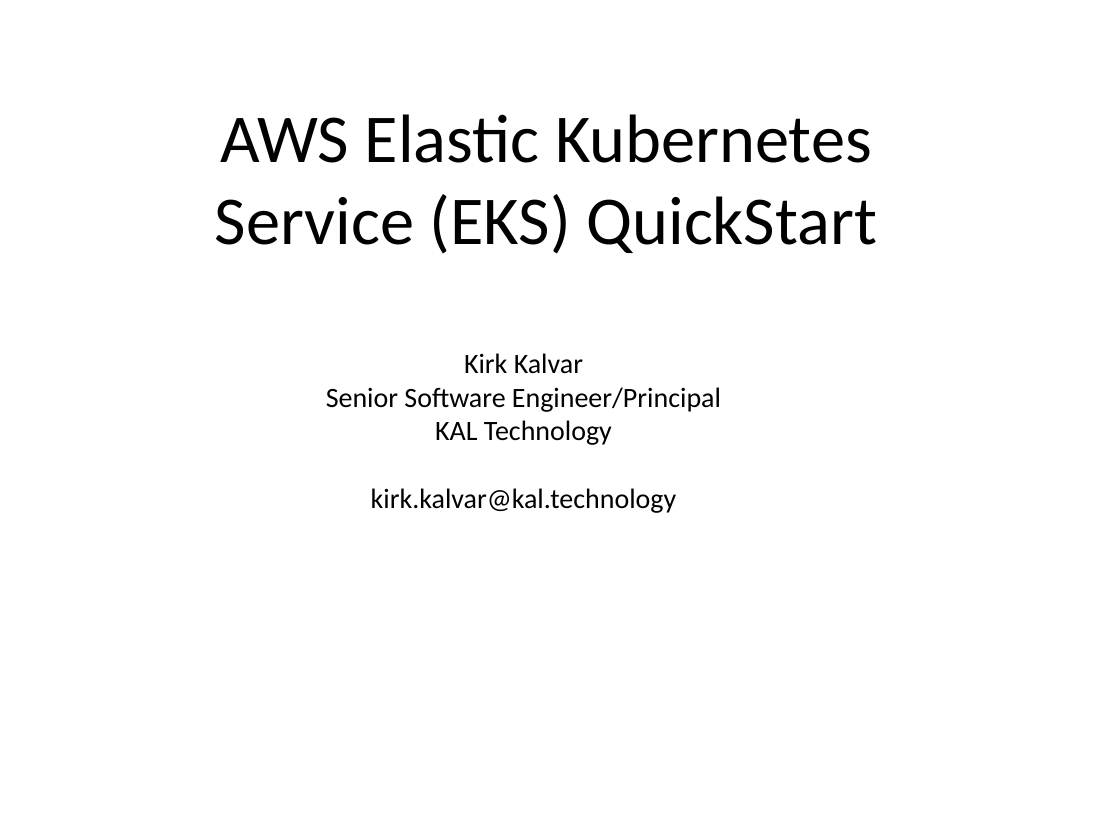
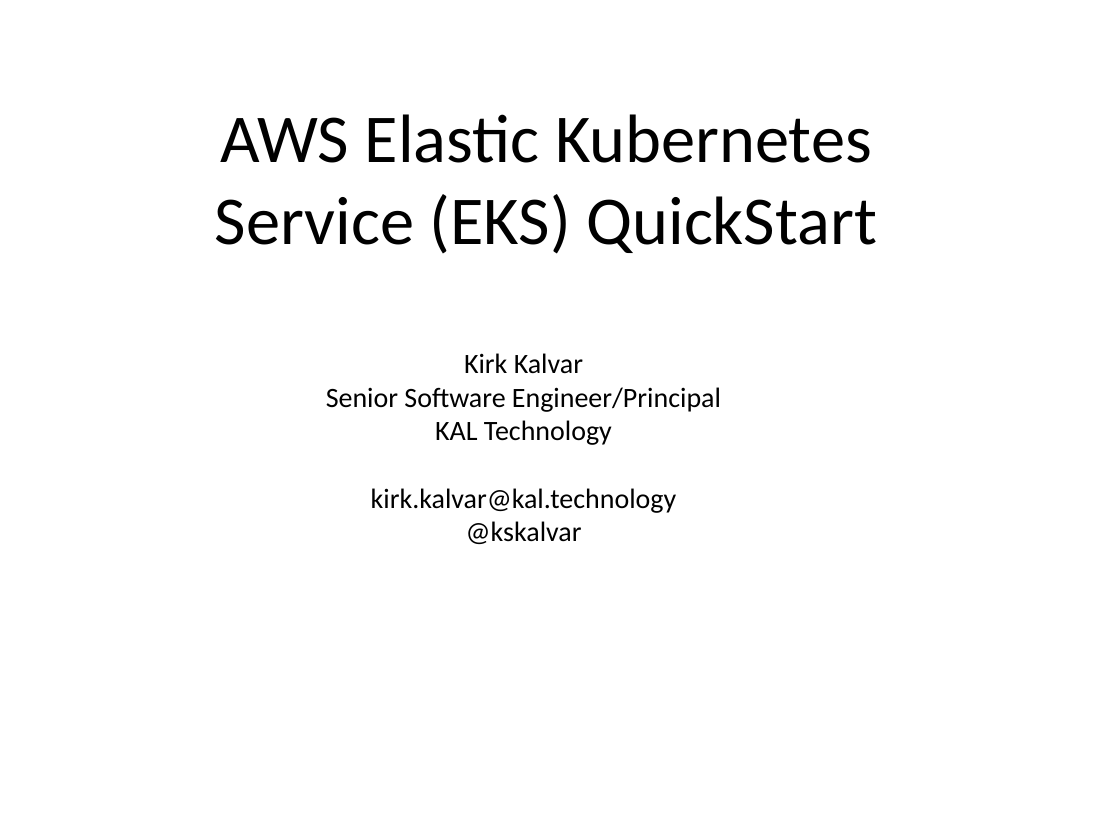
Before and after one commit to kskalvar/aws-eks-cluster-quickstart, a slide deck: slide 1 of slides/AWS-EKS-Cluster-Quickstart.pptx. Drawn at 1120x840 pixels with LibreOffice and Linux fonts; fonts in the diff are those of the drawing; background and template pictures are left out. Boxes give left, top, right and bottom in pixels: in the first picture for what was removed or moved away, otherwise in the second. Text is boxed around its words. In the diff, an @@ line names an element or a change of style, - is before the commit and + after.

```diff
--- a/slides/AWS-EKS-Cluster-Quickstart.pptx
+++ b/slides/AWS-EKS-Cluster-Quickstart.pptx
@@ text at bbox=[466, 521, 582, 544]: paragraph added @@
+@kskalvar
```
Also in this commit, not shown: 5 other slides changed, 1 slide added.
